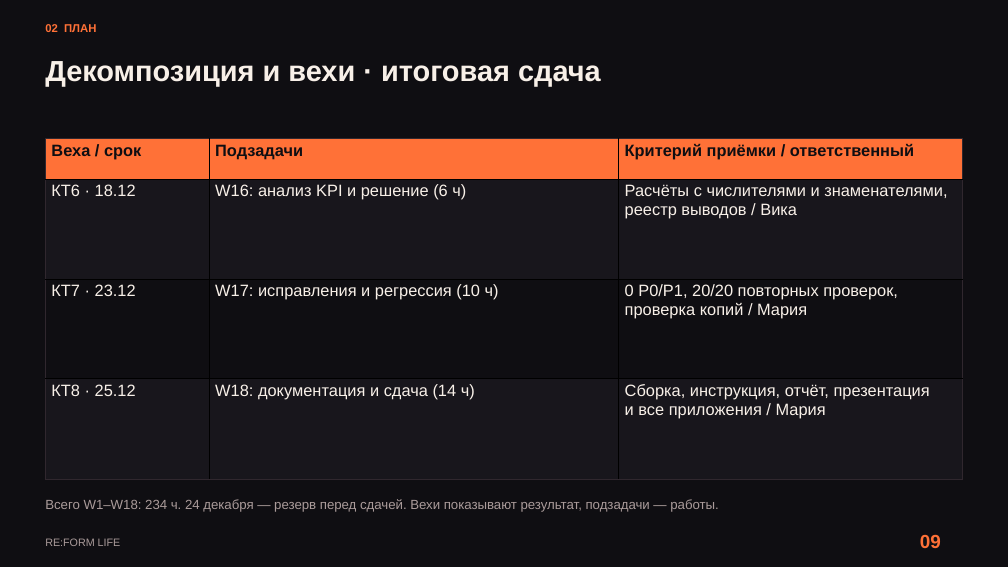
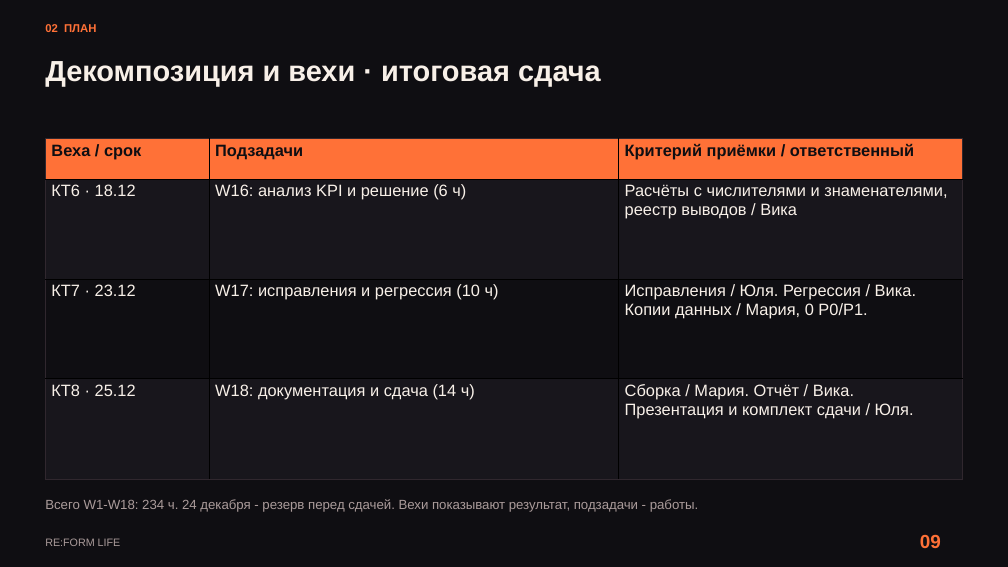
Before and after one commit to kartaamigo/RE-FORM-LIFE, a slide deck: slide 9 of docs/project-plan/RE_FORM_LIFE_Reviewed_Design.pptx. Drawn at 1008x567 pixels with LibreOffice and Linux fonts; fonts in the diff are those of the drawing. Boxes give left, top, right and bottom in pixels: in the first picture for what was removed or moved away, otherwise in the second. Text is boxed around its words. In the diff, an @@ line names an element or a change of style, - is before the commit and + after.

```diff
--- a/docs/project-plan/RE_FORM_LIFE_Reviewed_Design.pptx
+++ b/docs/project-plan/RE_FORM_LIFE_Reviewed_Design.pptx
@@ table at (45,138,963,478) @@
-row 3, column 3: 0 P0/P1, 20/20 повторных проверок, / проверка копий / Мария
+row 3, column 3: Исправления / Юля. Регрессия / Вика. / Копии данных / Мария, 0 P0/P1.
-row 4, column 3: Сборка, инструкция, отчёт, презентация / и все приложения / Мария
+row 4, column 3: Сборка / Мария. Отчёт / Вика. / Презентация и комплект сдачи / Юля.
@@ text at (45,499,698,512): text changed @@
-Всего W1–W18: 234 ч. 24 декабря — резерв перед сдачей. Вехи показывают результат, подзадачи — работы.
+Всего W1-W18: 234 ч. 24 декабря - резерв перед сдачей. Вехи показывают результат, подзадачи - работы.
```
Also in this commit, not shown: 41 other slides changed, 1 other file.
